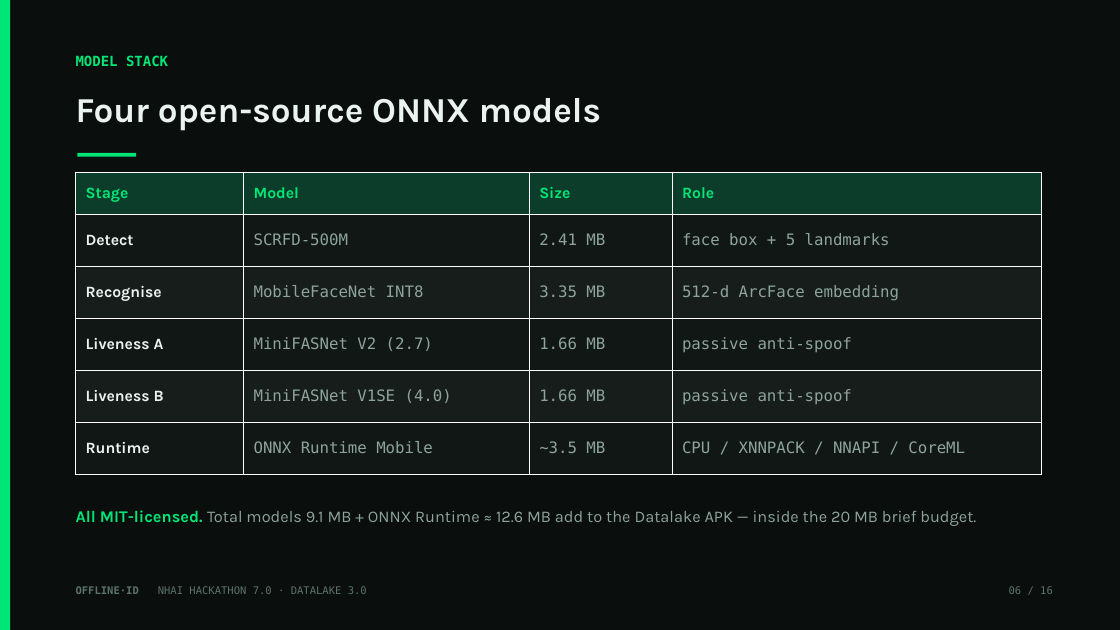
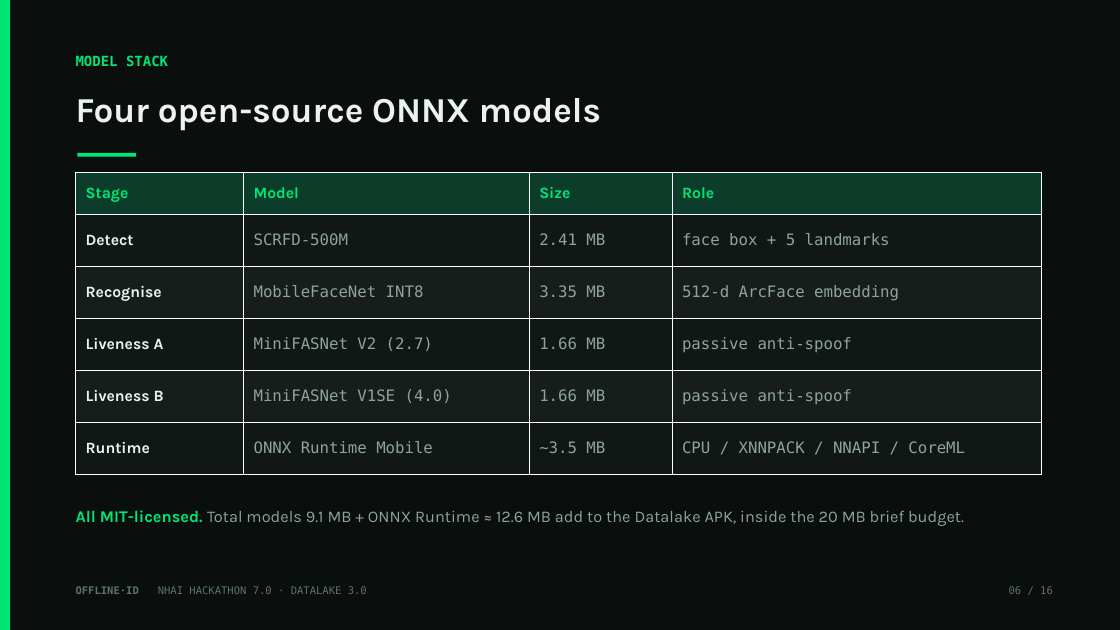
Before and after one commit to moneytosms/offlineid, a slide deck: slide 6 of submission/OfflineID_Hackathon7.pptx. Drawn at 1120x630 pixels with LibreOffice and Linux fonts; fonts in the diff are those of the drawing. Boxes give left, top, right and bottom in pixels: in the first picture for what was removed or moved away, otherwise in the second. Text is boxed around its words. In the diff, an @@ line names an element or a change of style, - is before the commit and + after.

```diff
--- a/submission/OfflineID_Hackathon7.pptx
+++ b/submission/OfflineID_Hackathon7.pptx
@@ text at (76,510,964,526): text changed @@
-All MIT-licensed. Total models 9.1 MB + ONNX Runtime ≈ 12.6 MB add to the Datalake APK — inside the 20 MB brief budget.
+All MIT-licensed. Total models 9.1 MB + ONNX Runtime ≈ 12.6 MB add to the Datalake APK, inside the 20 MB brief budget.
```
Also in this commit, not shown: 11 other slides changed, 9 other files.
